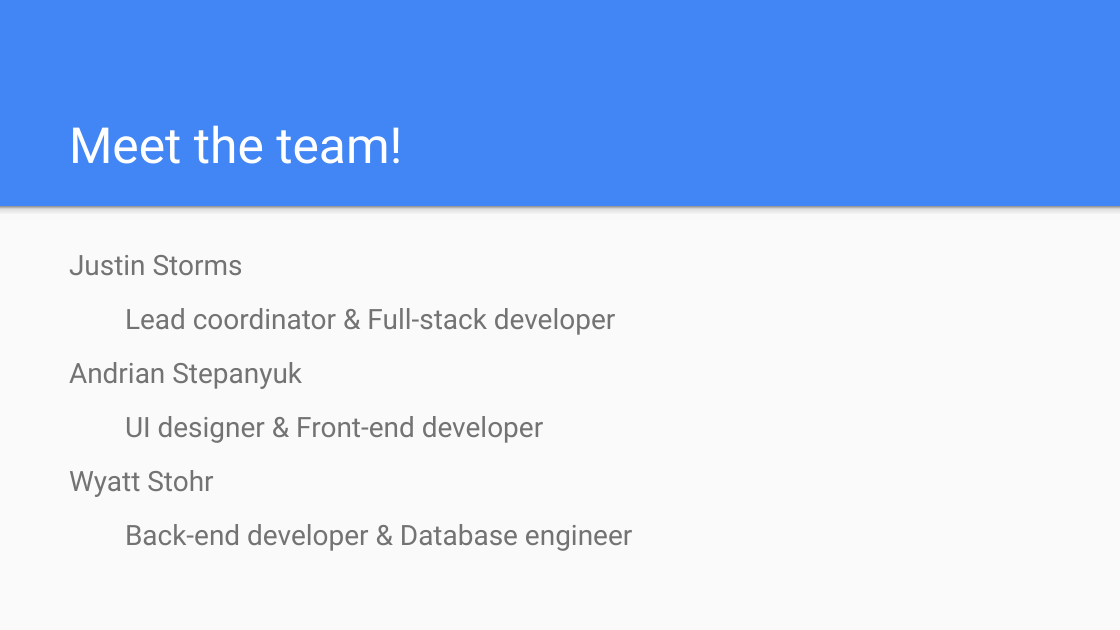
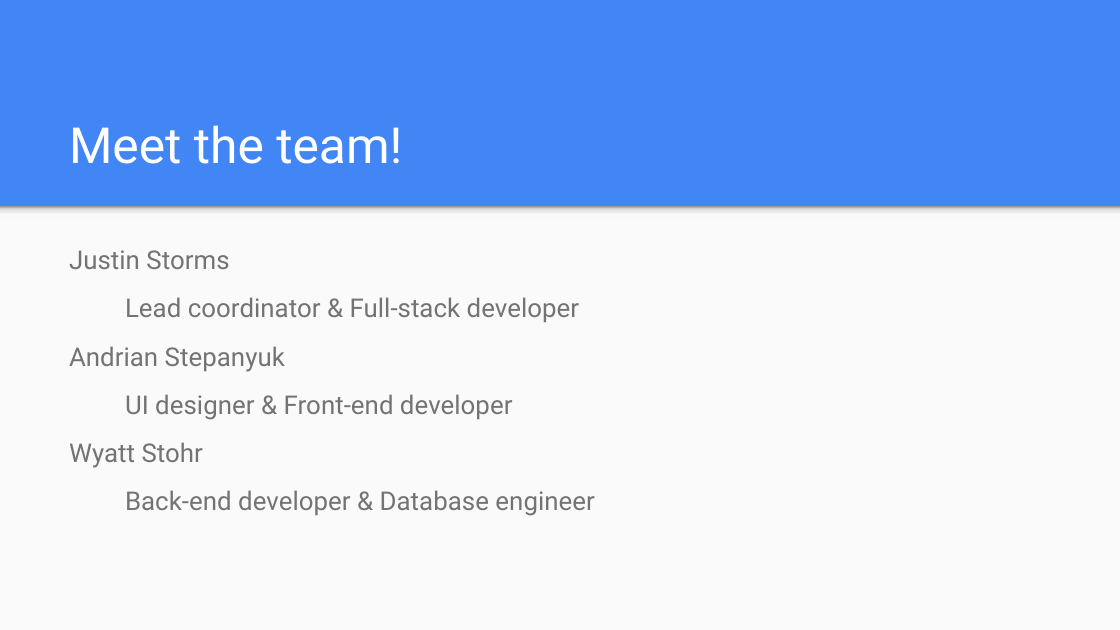
Before and after one commit to stormsju/CS380-Final-Project---TeamNamePending, a slide deck: slide 2 of PicMe Project Presentation.pptx. Drawn at 1120x630 pixels with LibreOffice and Linux fonts; fonts in the diff are those of the drawing. Boxes give left, top, right and bottom in pixels: in the first picture for what was removed or moved away, otherwise in the second. Text is boxed around its words. In the diff, an @@ line names an element or a change of style, - is before the commit and + after.

```diff
--- a/PicMe Project Presentation.pptx
+++ b/PicMe Project Presentation.pptx
@@ text "Justin Storms" at (69,250,594,516): size 18 to 16.6 pt; line spacing 1.05 to 0.95 @@
```
Also in this commit, not shown: 2 other slides changed.
